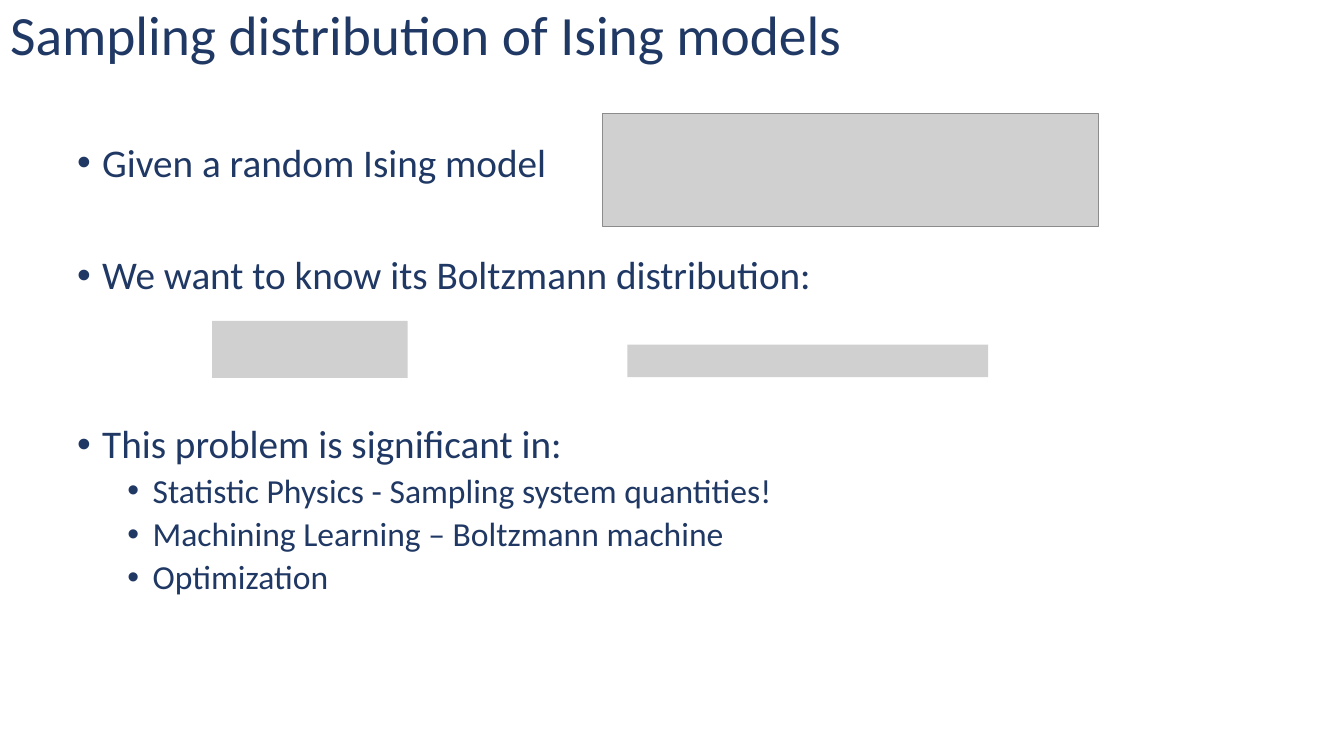
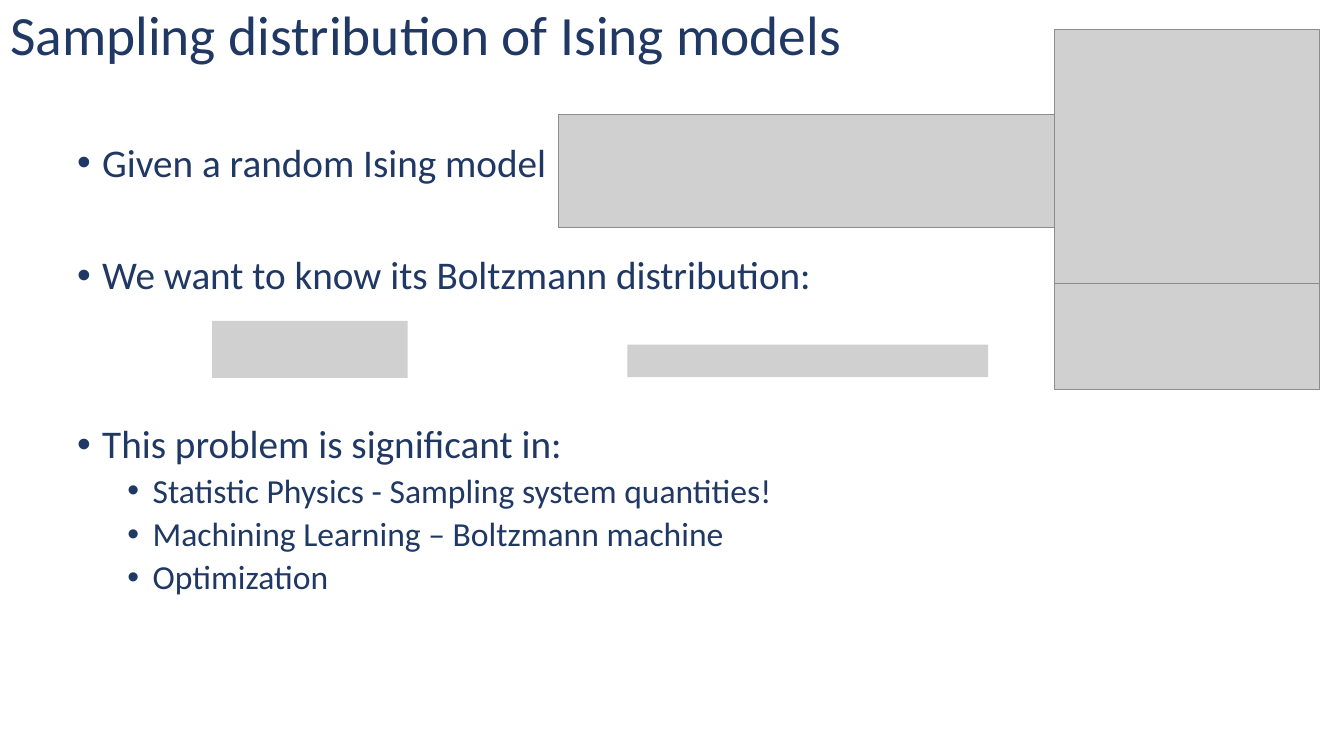
Before and after one commit to Dran-Z/Q-MCMC, a slide deck: slide 2 of Quantum-enhanced Markov chain Monte Carlo.pptx. Drawn at 1344x756 pixels with LibreOffice and Linux fonts; fonts in the diff are those of the drawing; grey boxes stand for pictures; background and template pictures are left out. Boxes give left, top, right and bottom in pixels: in the first picture for what was removed or moved away, otherwise in the second. Text is boxed around its words. In the diff, an @@ line names an element or a change of style, - is before the commit and + after.

```diff
--- a/Quantum-enhanced Markov chain Monte Carlo.pptx
+++ b/Quantum-enhanced Markov chain Monte Carlo.pptx
@@ picture added at (x1=1055, y1=30, x2=1319, y2=284) @@
@@ picture moved from (x1=603, y1=114, x2=1099, y2=227) to (x1=559, y1=115, x2=1055, y2=228) @@
@@ picture added at (x1=1055, y1=284, x2=1319, y2=390) @@
```
Also in this commit, not shown: 3 other slides changed, 2 slides added, 2 slides removed.
